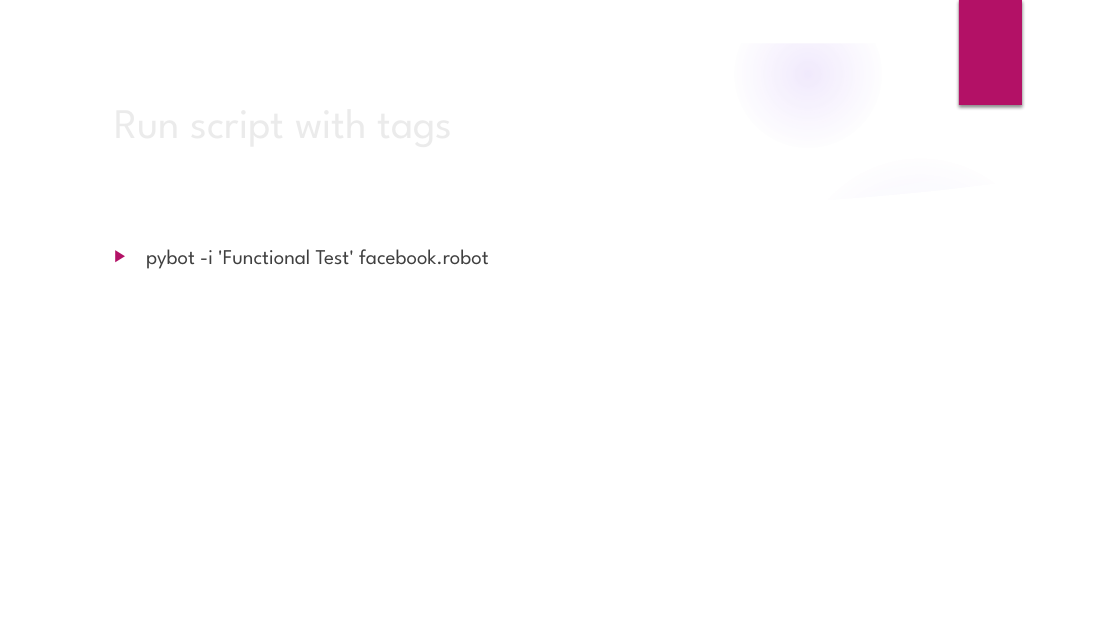
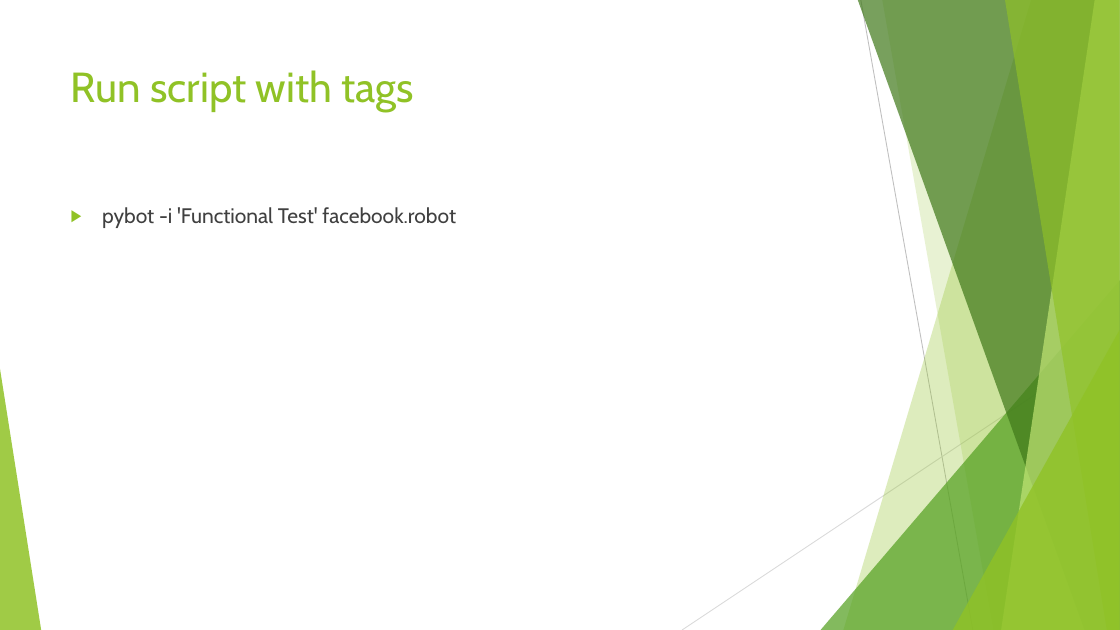
Before and after one commit to flyworker/python-automation-testing, a slide deck: slide 19 of document/Python_selenium.pptx (slide 9 before the commit). Drawn at 1120x630 pixels with LibreOffice and Linux fonts; fonts in the diff are those of the drawing; background and template pictures are left out. Boxes give left, top, right and bottom in pixels: in the first picture for what was removed or moved away, otherwise in the second. Text is boxed around its words. In the diff, an @@ line names an element or a change of style, - is before the commit and + after.

```diff
--- a/document/Python_selenium.pptx
+++ b/document/Python_selenium.pptx
@@ group removed at (0,0,1120,630): 5 ellipses, 3 freeform shapes @@
@@ rectangle removed at (959,0,1022,105) @@
@@ title "Run script with tags": place and size @@
-title "Run script with tags" at (106,89,911,154)
+title "Run script with tags" at (71,70,415,112)
@@ title "Run script with tags" at (71,70,415,112): font League Spartan to Cabin, text colour #EBEBEB to #90C226; vertical alignment middle to top @@
@@ text "pybot -i 'Functional Test' facebook.robot": place and size @@
-text "pybot -i 'Functional Test' facebook.robot" at (146,249,488,269)
+text "pybot -i 'Functional Test' facebook.robot" at (102,207,456,228)
@@ text "pybot -i 'Functional Test' facebook.robot" at (102,207,456,228): font League Spartan to Cabin; bullet colour #B31166 to #90C226 @@
@@ group added at (0,0,1120,630): 5 freeform shapes, 3 triangles, 2 lines @@
```
Also in this commit, not shown: 9 other slides changed, 10 slides added, 2 other files.
